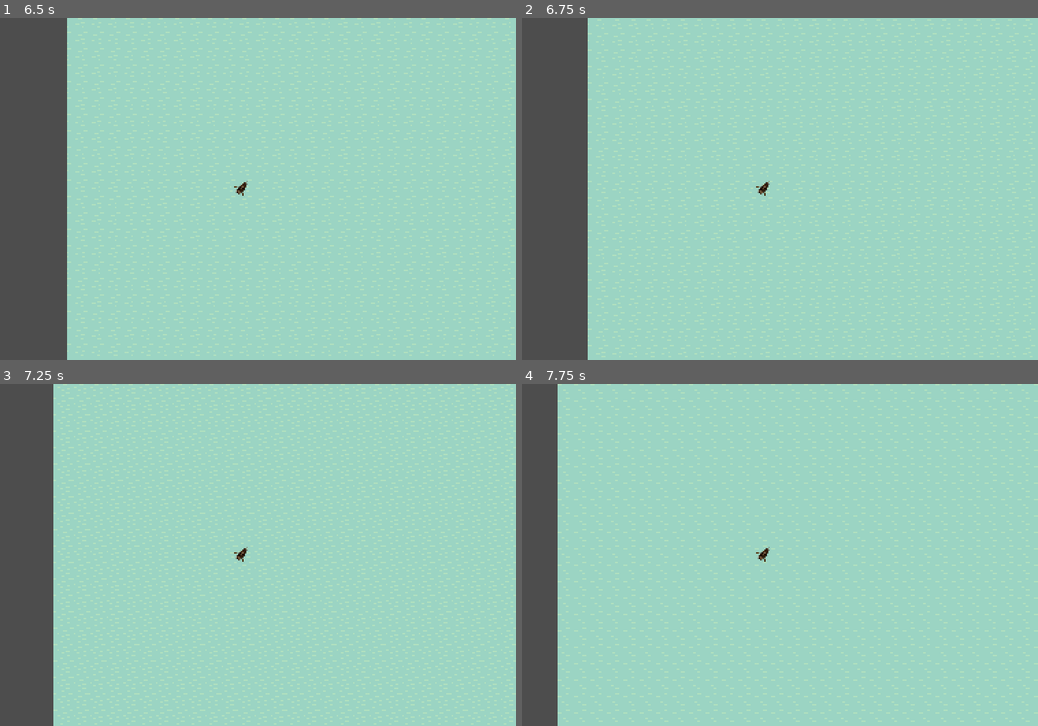
Above: before the commit, frames 1-4 (two rows, left to right).
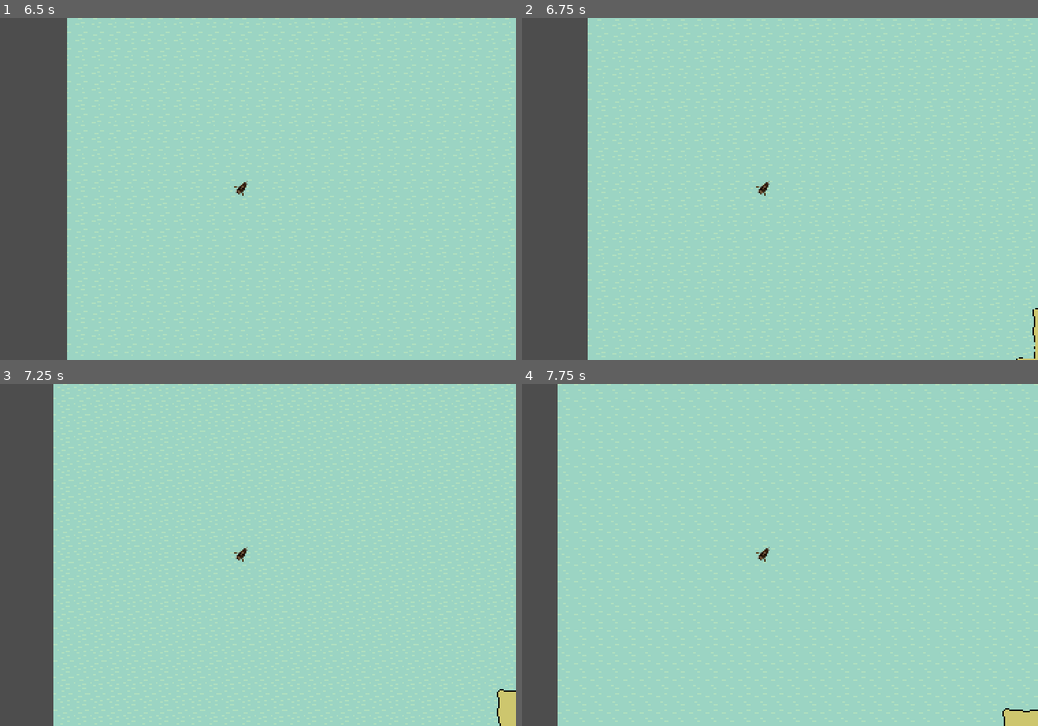
Above: after the commit, the same moments.

Repository: jhaakma/island-generator
Game: Godot game, scene res://Scenes/Main/Main.tscn
Same seed, same stepped clock (60 frames per second), same inputs: the game is played once before the commit and once after it.
Inputs (mouse positions are in pixels of both pictures, inside the frame that each line leads up to):
- Up to frame 1 (6.5 s): tap Enter (ui_accept) every 1.5 s from 0.5 to 5 s; move the mouse to (361, 171) at 0.52 s; hold D (turn_right) 0.53-1.25 s; hold Enter (ui_accept) 0.53-1.25 s; click (361, 171) at 0.67 s; drag from (134, 206) to (216, 257) at 1.27 s; move the mouse to (299, 113) at 2.02 s; hold D (turn_right) 2.03-2.75 s; hold Enter (ui_accept) 2.03-2.75 s; drag from (216, 257) to (77, 137) at 2.77 s; move the mouse to (407, 240) at 3.52 s; hold A (turn_left) 3.53-4.25 s; hold Enter (ui_accept) 3.53-4.25 s; drag from (77, 137) to (159, 103) at 4.27 s; move the mouse to (268, 189) at 5.02 s; hold S (move_backward) 5.03-5.75 s; hold Enter (ui_accept) 5.03-5.75 s; click (268, 189) at 5.17 s; drag from (159, 103) to (134, 206) at 5.77 s
- Up to frame 2 (6.75 s): tap Enter (ui_accept) at 6.5 s; move the mouse to (883, 171) at 6.52 s; hold W (move_forward) from 6.53 s (still down); hold Enter (ui_accept) from 6.53 s (still down)
- Up to frame 3 (7.25 s): keep holding W (move_forward); keep holding Enter (ui_accept)
- Up to frame 4 (7.75 s): release W (move_forward) at 7.25 s; release Enter (ui_accept) at 7.25 s; drag from (656, 572) to (738, 623) at 7.27 s

Frame 1 is identical in both runs. In frame 2, 0.1% of the frame differs, in the area x 95-100%, y 84-100%; in frame 3, 0.4%, in the area x 96-100%, y 89-100%; in frame 4, 0.3%.

Commit message:
Rename map resources and add noise passes

Diff:
--- a/IslandGeneration/Biomes/Beach.tres
+++ b/IslandGeneration/Biomes/Beach.tres
@@ -13,4 +13,8 @@
 layer_index = 1
 tile_set = ExtResource("2_tileset")
 terrain_id = 1
+min_temperature = 0.0
+max_temperature = 1.0
+min_humidity = 0.0
+max_humidity = 1.0
 metadata/_custom_type_script = "uid://d2ubhr7dafolu"
--- a/IslandGeneration/Biomes/Biome.gd
+++ b/IslandGeneration/Biomes/Biome.gd
@@ -12,6 +12,10 @@
 @export var layer_index: int = 0
 @export var tile_set: TileSet
 @export var terrain_id: int = 0
+@export var min_temperature: float = 0.0
+@export var max_temperature: float = 1.0
+@export var min_humidity: float = 0.0
+@export var max_humidity: float = 1.0
 
 func register():
     BiomeRegistry.register_biome(self)
--- a/IslandGeneration/Biomes/DeepOcean.tres
+++ b/IslandGeneration/Biomes/DeepOcean.tres
@@ -13,4 +13,8 @@
 layer_index = 0
 tile_set = ExtResource("2_tileset")
 terrain_id = 0
+min_temperature = 0.0
+max_temperature = 1.0
+min_humidity = 0.0
+max_humidity = 1.0
 metadata/_custom_type_script = "uid://d2ubhr7dafolu"
--- /dev/null
+++ b/IslandGeneration/Biomes/Desert.tres
@@ -0,0 +1,20 @@
+[gd_resource type="Resource" script_class="Biome" load_steps=3 format=3 uid="uid://8x1sugrn9zbhd"]
+
+[ext_resource type="Script" uid="uid://d2ubhr7dafolu" path="res://IslandGeneration/Biomes/Biome.gd" id="1_script"]
+[ext_resource type="TileSet" uid="uid://by06tpvcswh3g" path="res://TileMap/TileSet01.tres" id="2_tileset"]
+
+[resource]
+script = ExtResource("1_script")
+biome_id = "desert"
+name = "Desert"
+min_height = 0.2
+color = Color(0.95, 0.85, 0.55, 1)
+is_land = true
+layer_index = 1
+tile_set = ExtResource("2_tileset")
+terrain_id = 1
+min_temperature = 0.7
+max_temperature = 1.0
+min_humidity = 0.0
+max_humidity = 0.3
+metadata/_custom_type_script = "uid://d2ubhr7dafolu"
--- a/IslandGeneration/Biomes/Forest.tres
+++ b/IslandGeneration/Biomes/Forest.tres
@@ -13,4 +13,8 @@
 layer_index = 1
 tile_set = ExtResource("2_tileset")
 terrain_id = 2
+min_temperature = 0.0
+max_temperature = 1.0
+min_humidity = 0.0
+max_humidity = 1.0
 metadata/_custom_type_script = "uid://d2ubhr7dafolu"
--- a/IslandGeneration/Biomes/Grass.tres
+++ b/IslandGeneration/Biomes/Grass.tres
@@ -13,4 +13,8 @@
 layer_index = 1
 tile_set = ExtResource("2_tileset")
 terrain_id = 1
+min_temperature = 0.0
+max_temperature = 1.0
+min_humidity = 0.0
+max_humidity = 1.0
 metadata/_custom_type_script = "uid://d2ubhr7dafolu"
--- /dev/null
+++ b/IslandGeneration/Biomes/Jungle.tres
@@ -0,0 +1,20 @@
+[gd_resource type="Resource" script_class="Biome" load_steps=3 format=3 uid="uid://0aucl7tcqm35n"]
+
+[ext_resource type="Script" uid="uid://d2ubhr7dafolu" path="res://IslandGeneration/Biomes/Biome.gd" id="1_script"]
+[ext_resource type="TileSet" uid="uid://by06tpvcswh3g" path="res://TileMap/TileSet01.tres" id="2_tileset"]
+
+[resource]
+script = ExtResource("1_script")
+biome_id = "jungle"
+name = "Jungle"
+min_height = 0.3
+color = Color(0.0, 0.5, 0.0, 1)
+is_land = true
+layer_index = 1
+tile_set = ExtResource("2_tileset")
+terrain_id = 1
+min_temperature = 0.6
+max_temperature = 1.0
+min_humidity = 0.7
+max_humidity = 1.0
+metadata/_custom_type_script = "uid://d2ubhr7dafolu"
--- a/IslandGeneration/Biomes/Mountains.tres
+++ b/IslandGeneration/Biomes/Mountains.tres
@@ -13,4 +13,8 @@
 layer_index = 1
 tile_set = ExtResource("2_tileset")
 terrain_id = 1
+min_temperature = 0.0
+max_temperature = 1.0
+min_humidity = 0.0
+max_humidity = 1.0
 metadata/_custom_type_script = "uid://d2ubhr7dafolu"
--- a/IslandGeneration/Biomes/Ocean.tres
+++ b/IslandGeneration/Biomes/Ocean.tres
@@ -13,4 +13,8 @@
 layer_index = 0
 tile_set = ExtResource("2_tileset")
 terrain_id = 0
+min_temperature = 0.0
+max_temperature = 1.0
+min_humidity = 0.0
+max_humidity = 1.0
 metadata/_custom_type_script = "uid://d2ubhr7dafolu"
--- a/IslandGeneration/Biomes/Snow.tres
+++ b/IslandGeneration/Biomes/Snow.tres
@@ -13,4 +13,8 @@
 layer_index = 1
 tile_set = ExtResource("2_tileset")
 terrain_id = 1
+min_temperature = 0.0
+max_temperature = 1.0
+min_humidity = 0.0
+max_humidity = 1.0
 metadata/_custom_type_script = "uid://d2ubhr7dafolu"
--- /dev/null
+++ b/IslandGeneration/Biomes/Tundra.tres
@@ -0,0 +1,20 @@
+[gd_resource type="Resource" script_class="Biome" load_steps=3 format=3 uid="uid://dbsn26y90rdce"]
+
+[ext_resource type="Script" uid="uid://d2ubhr7dafolu" path="res://IslandGeneration/Biomes/Biome.gd" id="1_script"]
+[ext_resource type="TileSet" uid="uid://by06tpvcswh3g" path="res://TileMap/TileSet01.tres" id="2_tileset"]
+
+[resource]
+script = ExtResource("1_script")
+biome_id = "tundra"
+name = "Tundra"
+min_height = 0.2
+color = Color(0.8, 0.8, 0.8, 1)
+is_land = true
+layer_index = 1
+tile_set = ExtResource("2_tileset")
+terrain_id = 1
+min_temperature = 0.0
+max_temperature = 0.3
+min_humidity = 0.0
+max_humidity = 0.6
+metadata/_custom_type_script = "uid://d2ubhr7dafolu"
--- a/IslandGeneration/Generators/DesertIsland.tres
+++ b/IslandGeneration/Generators/DesertIsland.tres
@@ -5,7 +5,7 @@
 [ext_resource type="Resource" uid="uid://8dwytago3qxw" path="res://IslandGeneration/Biomes/Beach.tres" id="3_chkb5"]
 [ext_resource type="Resource" uid="uid://ba7rwny00d5wn" path="res://IslandGeneration/Biomes/Forest.tres" id="4_tmbfc"]
 [ext_resource type="Resource" uid="uid://nku6nbo0ciyq" path="res://IslandGeneration/Biomes/DeepOcean.tres" id="5_tmbfc"]
-[ext_resource type="Script" uid="uid://77iwvi5bg5o6" path="res://IslandGeneration/heightmap_generator.gd" id="6_mymlj"]
+[ext_resource type="Script" uid="uid://77iwvi5bg5o6" path="res://IslandGeneration/world_map_generator.gd" id="6_mymlj"]
 [ext_resource type="Script" uid="uid://dqq55tsdtdqnk" path="res://IslandGeneration/NoisePasses/NoisePass.gd" id="6_wahol"]
 [ext_resource type="Script" uid="uid://232ig0rvy8pb" path="res://IslandGeneration/Modifiers/MapModifier.gd" id="7_lfmxv"]
 [ext_resource type="Script" uid="uid://xk42ray1r42m" path="res://IslandGeneration/island_generator.gd" id="8_3iai5"]
@@ -28,12 +28,12 @@
 center_bias = 0.0
 height_adjustment = 2.0
 height_multiplier = 1.0
-noise_passes = Array[ExtResource("6_wahol")]([SubResource("Resource_iyggg"), SubResource("Resource_wahol")])
+height_noise_passes = Array[ExtResource("6_wahol")]([SubResource("Resource_iyggg"), SubResource("Resource_wahol")])
 metadata/_custom_type_script = "uid://77iwvi5bg5o6"
 
 [resource]
 script = ExtResource("8_3iai5")
-heightmap_generator = SubResource("Resource_dvlhv")
+map_generator = SubResource("Resource_dvlhv")
 biomes = Array[ExtResource("1_rqagn")]([ExtResource("2_uqs64"), ExtResource("3_chkb5"), ExtResource("4_tmbfc"), ExtResource("5_tmbfc")])
 modifiers = Array[ExtResource("7_lfmxv")]([])
 metadata/_custom_type_script = "uid://xk42ray1r42m"
--- a/IslandGeneration/Generators/SimpleIsland.tres
+++ b/IslandGeneration/Generators/SimpleIsland.tres
@@ -11,7 +11,10 @@
 [ext_resource type="Resource" uid="uid://ba7rwny00d5wn" path="res://IslandGeneration/Biomes/Forest.tres" id="6_3ptso"]
 [ext_resource type="Resource" uid="uid://ckud58t81tgw6" path="res://IslandGeneration/Biomes/Mountains.tres" id="7_uw2in"]
 [ext_resource type="Resource" uid="uid://bhxt3clrg3ljb" path="res://IslandGeneration/Biomes/Snow.tres" id="8_axvre"]
-[ext_resource type="Resource" uid="uid://cr6da1esb0ypt" path="res://IslandGeneration/Generators/HeightMapGen256x256.tres" id="9_ldwkh"]
+[ext_resource type="Resource" uid="uid://cr6da1esb0ypt" path="res://IslandGeneration/Generators/WorldMapGen256x256.tres" id="9_ldwkh"]
+[ext_resource type="Resource" uid="uid://8x1sugrn9zbhd" path="res://IslandGeneration/Biomes/Desert.tres" id="10_desert"]
+[ext_resource type="Resource" uid="uid://0aucl7tcqm35n" path="res://IslandGeneration/Biomes/Jungle.tres" id="11_jungle"]
+[ext_resource type="Resource" uid="uid://dbsn26y90rdce" path="res://IslandGeneration/Biomes/Tundra.tres" id="12_tundra"]
 
 [sub_resource type="Resource" id="Resource_5ci8a"]
 script = ExtResource("4_gwcm1")
@@ -25,7 +28,18 @@
 
 [resource]
 script = ExtResource("5_y5f7j")
-heightmap_generator = ExtResource("9_ldwkh")
-biomes = Array[ExtResource("1_0eovp")]([ExtResource("2_3gifj"), ExtResource("3_vnri2"), ExtResource("4_vepqt"), ExtResource("5_c2j2f"), ExtResource("6_3ptso"), ExtResource("7_uw2in"), ExtResource("8_axvre")])
+map_generator = ExtResource("9_ldwkh")
+biomes = Array[ExtResource("1_0eovp")]([
+    ExtResource("2_3gifj"),
+    ExtResource("3_vnri2"),
+    ExtResource("4_vepqt"),
+    ExtResource("5_c2j2f"),
+    ExtResource("6_3ptso"),
+    ExtResource("7_uw2in"),
+    ExtResource("8_axvre"),
+    ExtResource("10_desert"),
+    ExtResource("11_jungle"),
+    ExtResource("12_tundra")
+])
 modifiers = Array[ExtResource("3_u1c4c")]([SubResource("Resource_5ci8a")])
 metadata/_custom_type_script = "uid://xk42ray1r42m"
--- a/IslandGeneration/Generators/HeightMapGen256x256.tres
+++ b/IslandGeneration/Generators/WorldMapGen256x256.tres
@@ -1,7 +1,7 @@
-[gd_resource type="Resource" script_class="HeightmapGenerator" load_steps=6 format=3 uid="uid://cr6da1esb0ypt"]
+[gd_resource type="Resource" script_class="WorldMapGenerator" load_steps=6 format=3 uid="uid://cr6da1esb0ypt"]
 
 [ext_resource type="Script" uid="uid://dqq55tsdtdqnk" path="res://IslandGeneration/NoisePasses/NoisePass.gd" id="1_1jr1y"]
-[ext_resource type="Script" uid="uid://77iwvi5bg5o6" path="res://IslandGeneration/heightmap_generator.gd" id="1_13mlu"]
+[ext_resource type="Script" uid="uid://77iwvi5bg5o6" path="res://IslandGeneration/world_map_generator.gd" id="1_13mlu"]
 [ext_resource type="Resource" uid="uid://cvdk3fgf23ieb" path="res://IslandGeneration/NoisePasses/BaseNoise64.tres" id="2_o5alm"]
 [ext_resource type="Resource" uid="uid://dtgcsr107jivp" path="res://IslandGeneration/NoisePasses/OverlayNoise16.tres" id="3_ppjue"]
 
@@ -17,5 +17,5 @@
 center_bias = 0.0
 height_adjustment = 3.0
 height_multiplier = 2.0
-noise_passes = Array[ExtResource("1_1jr1y")]([ExtResource("2_o5alm"), ExtResource("3_ppjue"), SubResource("Resource_1jr1y")])
+height_noise_passes = Array[ExtResource("1_1jr1y")]([ExtResource("2_o5alm"), ExtResource("3_ppjue"), SubResource("Resource_1jr1y")])
 metadata/_custom_type_script = "uid://77iwvi5bg5o6"
--- a/IslandGeneration/Modifiers/MapModifier.gd
+++ b/IslandGeneration/Modifiers/MapModifier.gd
@@ -1,5 +1,5 @@
 extends Resource
 class_name MapModifier
 
-func apply(_generator: IslandGenerator, _heightmap: HeightMap) -> void:
+func apply(_generator: IslandGenerator, _heightmap: WorldMap) -> void:
     pass
--- a/IslandGeneration/Modifiers/RiverModifier.gd
+++ b/IslandGeneration/Modifiers/RiverModifier.gd
@@ -9,7 +9,7 @@
 @export var meander_chance: float = 0.30 # Chance to meander at each step
 
 # Cache heightmap as a 2D array for fast lookup
-func _cache_heightmap(heightmap: HeightMap, size: Vector2i) -> Array:
+func _cache_heightmap(heightmap: WorldMap, size: Vector2i) -> Array:
     var heights := []
     for x in size.x:
         heights.append([])
@@ -41,7 +41,7 @@
             flow_field[x].append(lowest)
     return flow_field
 
-func _generate_river(_generator: IslandGenerator, heightmap: HeightMap, heights: Array, flow_field: Array, visited: Array) -> void:
+func _generate_river(_generator: IslandGenerator, heightmap: WorldMap, heights: Array, flow_field: Array, visited: Array) -> void:
     var size := heightmap.get_size()
     var start_pos := Vector2i.ZERO
     var found := false
@@ -101,7 +101,7 @@
             print("RiverModifier: Reached maximum length of river at position", pos, "after", i + 1, "steps.")
             break
 
-func apply(generator: IslandGenerator, heightmap: HeightMap) -> void:
+func apply(generator: IslandGenerator, heightmap: WorldMap) -> void:
     var size := heightmap.get_size()
     var heights = _cache_heightmap(heightmap, size)
     var flow_field = _compute_flow_field(heights, size)
--- a/IslandGeneration/Render/IslandRenderer.gd
+++ b/IslandGeneration/Render/IslandRenderer.gd
@@ -2,5 +2,5 @@
 
 class_name IslandRenderer
 
-func generate_island(_height_map: HeightMap, _generator: IslandGenerator) -> void:
+func generate_island(_height_map: WorldMap, _generator: IslandGenerator) -> void:
     pass
--- a/IslandGeneration/Render/pixel_island_renderer.gd
+++ b/IslandGeneration/Render/pixel_island_renderer.gd
@@ -10,7 +10,7 @@
 var collision_polygons: Array[CollisionPolygon2D]
 
 
-func generate_island(height_map: HeightMap, generator: IslandGenerator):
+func generate_island(height_map: WorldMap, generator: IslandGenerator):
     var image := height_map.get_image()
     var size := image.get_size()
     var render_image := Image.create(size.x, size.y, false, Image.FORMAT_RGBA8)
--- a/IslandGeneration/Render/tile_map_island_renderer.gd
+++ b/IslandGeneration/Render/tile_map_island_renderer.gd
@@ -12,9 +12,9 @@
 @export var land_layer: TileMapLayer
 
 
-func generate_island(height_map: HeightMap, _generator: IslandGenerator) -> void:
+func generate_island(height_map: WorldMap, _generator: IslandGenerator) -> void:
     if height_map == null:
-        push_error("TileMapIslandRenderer requires valid HeightMap and IslandGenerator")
+        push_error("TileMapIslandRenderer requires valid WorldMap and IslandGenerator")
         return
     ocean_layer.clear()
     land_layer.clear()
--- a/IslandGeneration/HeightMap.gd
+++ b/IslandGeneration/WorldMap.gd
@@ -1,13 +1,17 @@
 extends Resource
 
-class_name HeightMap
+class_name WorldMap
 
 var texture: ImageTexture
 var _image: Image
+var temperature_image: Image
+var humidity_image: Image
 
-func _init(image: Image):
+func _init(image: Image, temperature: Image = null, humidity: Image = null):
     _image = image
     texture = ImageTexture.create_from_image(image)
+    temperature_image = temperature if temperature else Image.create(image.get_width(), image.get_height(), false, Image.FORMAT_RF)
+    humidity_image = humidity if humidity else Image.create(image.get_width(), image.get_height(), false, Image.FORMAT_RF)
 
 func _height_to_value(height: float) -> float:
     # Assuming height is normalized between 0.0 and 1.0
@@ -53,6 +57,22 @@
     color.a = 1.0 if value else 0.0
     _image.set_pixel(x, y, color)
 
+func get_temperature(x: int, y: int) -> float:
+    return temperature_image.get_pixel(x, y).r
+
+func set_temperature(x: int, y: int, value: float) -> void:
+    var c = temperature_image.get_pixel(x, y)
+    c.r = clamp(value, 0.0, 1.0)
+    temperature_image.set_pixel(x, y, c)
+
+func get_humidity(x: int, y: int) -> float:
+    return humidity_image.get_pixel(x, y).r
+
+func set_humidity(x: int, y: int, value: float) -> void:
+    var c = humidity_image.get_pixel(x, y)
+    c.r = clamp(value, 0.0, 1.0)
+    humidity_image.set_pixel(x, y, c)
+
 func get_image() -> Image:
     return _image
 
--- a/IslandGeneration/island_generator.gd
+++ b/IslandGeneration/island_generator.gd
@@ -2,7 +2,7 @@
 class_name IslandGenerator
 
 ## EXPORTS ##
-@export var heightmap_generator: HeightmapGenerator
+@export var map_generator: WorldMapGenerator
 @export var biomes: Array[Biome] =  []
 @export var modifiers: Array[MapModifier] = []
 
@@ -19,19 +19,21 @@
     _initialised = true
 
 
-func generate_map(island_size) -> HeightMap:
+func generate_map(island_size) -> WorldMap:
     if not _initialised:
         init()
 
-    if heightmap_generator == null:
-        push_error("IslandGenerator requires a HeightmapGenerator")
+    if map_generator == null:
+        push_error("IslandGenerator requires a WorldMapGenerator")
         return null
 
-    var heightmap := heightmap_generator.generate_heightmap(island_size)
+    var world_map := map_generator.generate_map(island_size)
 
     for y in island_size.y:
         for x in island_size.x:
-            var height = heightmap.get_height(x, y)
+            var height = world_map.get_height(x, y)
+            var temp = world_map.get_temperature(x, y)
+            var humid = world_map.get_humidity(x, y)
             var this_biome = null
 
             #Sort biomes by min_height
@@ -42,17 +44,20 @@
                 var biome = biomes[i]
                 var next_biome = biomes[i + 1] if i + 1 < biomes.size() else null
                 var max_height = next_biome.min_height if next_biome else 1.00
-                if height >= biome.min_height and height < max_height:
+                var within_height = height >= biome.min_height and height < max_height
+                var within_temp = temp >= biome.min_temperature and temp <= biome.max_temperature
+                var within_humid = humid >= biome.min_humidity and humid <= biome.max_humidity
+                if within_height and within_temp and within_humid:
                     this_biome = biome
                     break
 
             if this_biome == null:
                 this_biome = BiomeRegistry.get_biome_by_id('ocean')
 
-            heightmap.set_biome(x, y, this_biome)
-            heightmap.set_ocean(x, y, height < 0.0)
+            world_map.set_biome(x, y, this_biome)
+            world_map.set_ocean(x, y, height < 0.0)
 
     for modifier in modifiers:
-        modifier.apply(self, heightmap)
+        modifier.apply(self, world_map)
 
-    return heightmap
+    return world_map
--- a/IslandGeneration/heightmap_generator.gd
+++ b/IslandGeneration/world_map_generator.gd
@@ -1,26 +1,35 @@
 extends Resource
-class_name HeightmapGenerator
+class_name WorldMapGenerator
 
 @export var starting_seed: int = -1
 @export var center_bias: float = 3.0
 @export var height_adjustment: float = 0.0
 @export var height_multiplier: float = 1.0
-@export var noise_passes: Array[NoisePass] = []
+@export var height_noise_passes: Array[NoisePass] = []
+@export var temperature_noise_passes: Array[NoisePass] = []
+@export var humidity_noise_passes: Array[NoisePass] = []
 
-func generate_heightmap(size: Vector2i) -> HeightMap:
+func generate_map(size: Vector2i) -> WorldMap:
 
     var _seed = starting_seed
     if starting_seed == -1:
         _seed = randi() % 1000000
 
-    for noise_pass in noise_passes:
+    for noise_pass in height_noise_passes:
         noise_pass.init(_seed)
+    for noise_pass in temperature_noise_passes:
+        noise_pass.init(_seed + 1)
+    for noise_pass in humidity_noise_passes:
+        noise_pass.init(_seed + 2)
     var img := Image.create(size.x, size.y, false, Image.FORMAT_RGBAF)
+    var temp_img := Image.create(size.x, size.y, false, Image.FORMAT_RF)
+    var humid_img := Image.create(size.x, size.y, false, Image.FORMAT_RF)
     var center := size / 2
     var max_x = center.x
     var max_y = center.y
 
-    var height_map := HeightMap.new(img)
+    var world_map := WorldMap.new(img, temp_img, humid_img)
+
 
     var min_h = INF
     var max_h = -INF
@@ -36,7 +45,7 @@
             var nd = max(dx, dy)
 
             var h = 0.0
-            for noise_pass in noise_passes:
+            for noise_pass in height_noise_passes:
                 h += noise_pass.get_noise(x, y)
 
             heights[y].append({
@@ -62,7 +71,19 @@
             h *= height_multiplier
             h = clamp(h, -0.999, 0.999)
 
-            height_map.set_height(x, y, h)
-            height_map.set_freshwater(x, y, false)
-            height_map.set_ocean(x, y, h < 0.0)
-    return height_map
+            var temp = 0.0
+            for noise_pass in temperature_noise_passes:
+                temp += noise_pass.get_noise(x, y)
+            temp = clamp(0.5 + temp * 0.5 - h * 0.25, 0.0, 1.0)
+
+            var humid = 0.0
+            for noise_pass in humidity_noise_passes:
+                humid += noise_pass.get_noise(x, y)
+            humid = clamp(0.5 + humid * 0.5, 0.0, 1.0)
+
+            world_map.set_height(x, y, h)
+            world_map.set_temperature(x, y, temp)
+            world_map.set_humidity(x, y, humid)
+            world_map.set_freshwater(x, y, false)
+            world_map.set_ocean(x, y, h < 0.0)
+    return world_map
--- a/Scenes/Main/main.gd
+++ b/Scenes/Main/main.gd
@@ -9,7 +9,7 @@
 
 func _ready():
     # Generate the island map data
-    var height_map: = island_generator.generate_map(island_size)
+    var height_map = island_generator.generate_map(island_size)
 
     # Start the island generation process
     island_renderer.generate_island(height_map, island_generator)
@@ -29,6 +29,6 @@
 func _input(event):
     if event.is_action_pressed("ui_accept"):
         print("Regenerating island...")
-        var height_map: HeightMap = island_generator.generate_map(island_size)
+        var height_map = island_generator.generate_map(island_size)
         island_renderer.generate_island(height_map, island_generator)
         set_debug_sprite_texture(height_map)
--- /dev/null
+++ b/tests/dummy.gd
@@ -0,0 +1,5 @@
+extends SceneTree
+
+func _init():
+    print("Dummy test running")
+    quit()
Renamed: IslandGeneration/HeightMap.gd.uid -> IslandGeneration/WorldMap.gd.uid
Renamed: IslandGeneration/heightmap_generator.gd.uid -> IslandGeneration/world_map_generator.gd.uid
Not shown, added: tests/dummy.gd.uid
Not shown, changed: Scenes/Main/Main.tscn74648141566.tmp
Not shown, changed: tests/run_all_tests.sh
